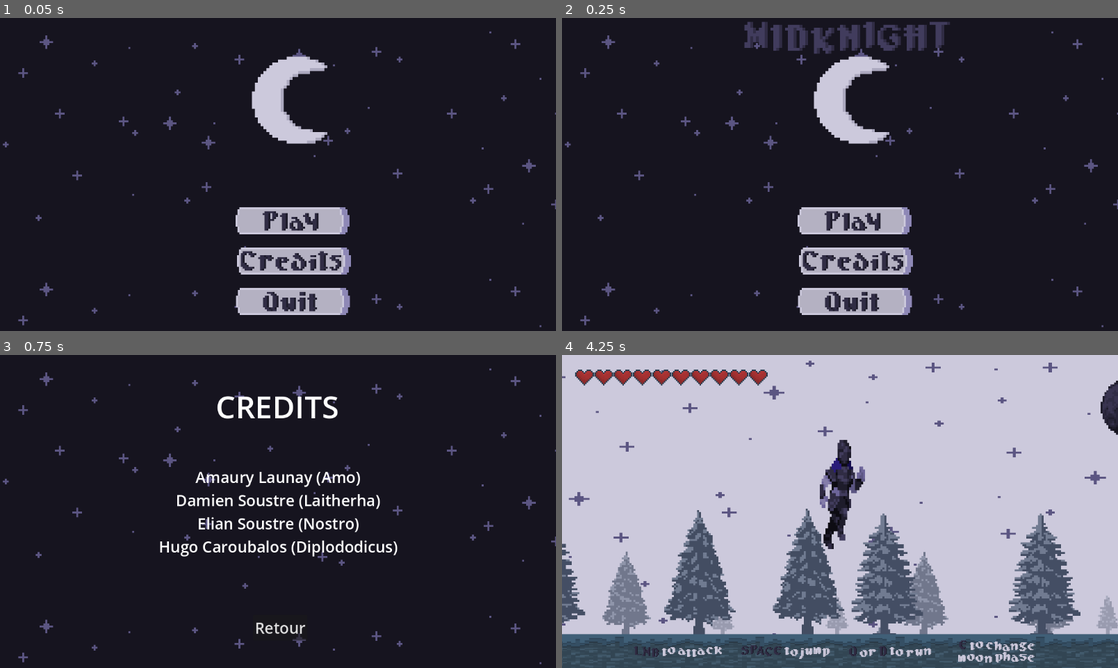
Above: before the commit, frames 1-4 (two rows, left to right).
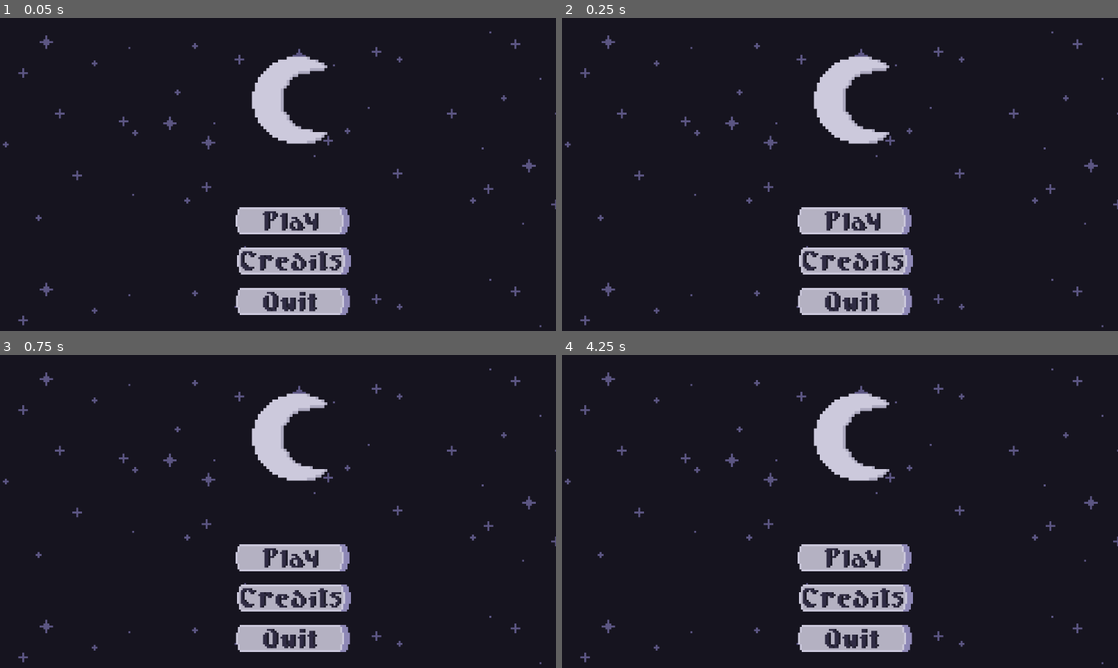
Above: after the commit, the same moments.

Repository: hugoc7/AbyssGameJam
Game: Godot game, scene res://menu/main_menu.tscn
Two runs of this game, one before a commit and one after it. Both use one fixed random seed, a clock stepped at 60 frames per second and the inputs below.
Inputs (mouse positions are in pixels of both pictures, inside the frame that each line leads up to):
- Up to frame 1 (0.05 s): no input
- Up to frame 2 (0.25 s): no input
- Up to frame 3 (0.75 s): click "Credits" at 0.5 s
- Up to frame 4 (4.25 s): click (840, 627) at 1.25 s, where only the run before the commit has a clickable "Retour"; click "Play" at 2 s; click (856, 558) at 2.75 s, where only the run after the commit has a clickable "Play"; tap Enter at 3.5 s; move the mouse to (962, 495) at 3.52 s; hold D (move_right) from 3.53 s (still down); hold Right mouse button (attack_range) from 3.53 s (still down); tap Space (jump) at 3.77 s

Frame 1 is identical in both runs. In frame 2, 1.9% of the frame differs, in the area x 32-70%, y 1-12%; in frame 3, 9.2%; in frame 4, 98%, in the area x 0-100%, y 0-100%.

Commit message:
change victory screen

Diff:
--- a/game_manager/game_manager.gd
+++ b/game_manager/game_manager.gd
@@ -36,7 +36,7 @@
 
 
 func _on_life_changed(life: int):
-	if life == 0:
+	if life <= 0:
 		get_tree().change_scene_to_file("res://menu/gameover.tscn")
 
 func _process(delta):
--- a/hud/hud.tscn
+++ b/hud/hud.tscn
@@ -152,23 +152,3 @@
 [node name="MoonPhaseTuto" type="Sprite2D" parent="Panel/AttackTuto/JumpTuto/MovementTuto"]
 position = Vector2(1100, 0)
 texture = ExtResource("7_rf4fd")
-
-[node name="MessagePanel" type="Panel" parent="."]
-self_modulate = Color(1, 1, 1, 0)
-anchors_preset = 7
-anchor_left = 0.5
-anchor_top = 1.0
-anchor_right = 0.5
-anchor_bottom = 1.0
-offset_left = -574.0
-offset_top = -480.0
-offset_right = 577.0
-offset_bottom = -183.0
-grow_horizontal = 2
-grow_vertical = 0
-pivot_offset = Vector2(576, 0)
-
-[node name="TextureRect" type="TextureRect" parent="MessagePanel"]
-layout_mode = 0
-offset_right = 40.0
-offset_bottom = 40.0
--- a/menu/main_menu.gd
+++ b/menu/main_menu.gd
@@ -1,30 +1,11 @@
 extends Control
 
-func _ready():
-	$Title.play()
-
-
-func _on_quit_pressed():
-	get_tree().quit()
-
-
-func _on_play_pressed():
-	get_tree().change_scene_to_file("res://levels/Level_Designtest.tscn")
-
-func _on_credits_pressed():
-	get_tree().change_scene_to_file("res://menu/credits.tscn")
-
-
-func _on_play_button_down():
-	$Play/Node2D/fond.play()
-	$Play/Node2D/text.play()
-
-
-func _on_credits_button_down():
-	$Credits/Node2D/fond.play()
-	$Credits/Node2D/text.play()
 
 
 func _on_quit_button_down():
 	$Quit/Node2D/fond.play()
 	$Quit/Node2D/text.play()
+
+
+func _on_quit_pressed():
+	get_tree().change_scene_to_file("res://menu/main_menu.tscn")
--- a/menu/victory.tscn
+++ b/menu/victory.tscn
@@ -1,8 +1,11 @@
-[gd_scene load_steps=43 format=3 uid="uid://bohks2gk1v2ss"]
+[gd_scene load_steps=46 format=3 uid="uid://bohks2gk1v2ss"]
 
 [ext_resource type="Script" path="res://menu/main_menu.gd" id="1_2h88l"]
 [ext_resource type="Texture2D" uid="uid://bh7gny0jc8oov" path="res://background/Background_Noir.png" id="2_8gkxf"]
 [ext_resource type="Texture2D" uid="uid://cct0vdyr7s1xl" path="res://menu/MainTitle-Sheet.png" id="3_2i8dp"]
+[ext_resource type="Texture2D" uid="uid://kvkw0xo5w1e4" path="res://menu/Victory.png" id="4_cx4fl"]
+[ext_resource type="SpriteFrames" uid="uid://huapt4q2gmhx" path="res://menu/Button/Animation/Button_SpriteSheet.tres" id="5_3cvp4"]
+[ext_resource type="SpriteFrames" uid="uid://cndm0frpp2x81" path="res://menu/Button/Animation/Texte_SpriteSheet.tres" id="6_ox8ar"]
 
 [sub_resource type="AtlasTexture" id="AtlasTexture_g1g1l"]
 atlas = ExtResource("3_2i8dp")
@@ -278,7 +281,7 @@
 "speed": 10.0
 }]
 
-[node name="MainMenu" type="Control"]
+[node name="victory" type="Control"]
 layout_mode = 3
 anchors_preset = 15
 anchor_right = 1.0
@@ -296,33 +299,46 @@
 region_rect = Rect2(-482.438, -195.623, 1919.83, 427.273)
 
 [node name="Title" type="AnimatedSprite2D" parent="."]
-position = Vector2(588, 200)
-scale = Vector2(6, 6)
+position = Vector2(230, 194)
+scale = Vector2(6.26563, 6.59375)
 sprite_frames = SubResource("SpriteFrames_f3gvq")
 
-[node name="HBoxContainer" type="VBoxContainer" parent="."]
-layout_mode = 0
-offset_left = 404.0
-offset_top = 348.0
-offset_right = 828.0
-offset_bottom = 644.0
-alignment = 1
-
-[node name="Play" type="Button" parent="HBoxContainer"]
-layout_mode = 2
-theme_override_font_sizes/font_size = 32
-text = "Play"
-
-[node name="Credits" type="Button" parent="HBoxContainer"]
-layout_mode = 2
-theme_override_font_sizes/font_size = 32
-text = "Credits"
-
-[node name="Quit" type="Button" parent="HBoxContainer"]
-layout_mode = 2
+[node name="TextureRect" type="TextureRect" parent="."]
+layout_mode = 1
+anchors_preset = 8
+anchor_left = 0.5
+anchor_top = 0.5
+anchor_right = 0.5
+anchor_bottom = 0.5
+offset_left = -494.0
+offset_top = -246.0
+offset_right = -366.0
+offset_bottom = -182.0
+grow_horizontal = 2
+grow_vertical = 2
+scale = Vector2(8, 8)
+texture = ExtResource("4_cx4fl")
+
+[node name="Quit" type="Button" parent="."]
+self_modulate = Color(1, 1, 1, 0)
+offset_left = 492.0
+offset_top = 563.0
+offset_right = 724.0
+offset_bottom = 616.0
 theme_override_font_sizes/font_size = 32
 text = "Quit"
 
-[connection signal="pressed" from="HBoxContainer/Play" to="." method="_on_play_pressed"]
-[connection signal="pressed" from="HBoxContainer/Credits" to="." method="_on_credits_pressed"]
-[connection signal="pressed" from="HBoxContainer/Quit" to="." method="_on_quit_pressed"]
+[node name="Node2D" type="Node2D" parent="Quit"]
+position = Vector2(113, -4)
+scale = Vector2(4, 4)
+
+[node name="fond" type="AnimatedSprite2D" parent="Quit/Node2D"]
+sprite_frames = ExtResource("5_3cvp4")
+animation = &"button_pressed"
+
+[node name="text" type="AnimatedSprite2D" parent="Quit/Node2D"]
+sprite_frames = ExtResource("6_ox8ar")
+animation = &"return_click"
+
+[connection signal="button_down" from="Quit" to="." method="_on_quit_button_down"]
+[connection signal="pressed" from="Quit" to="." method="_on_quit_pressed"]
